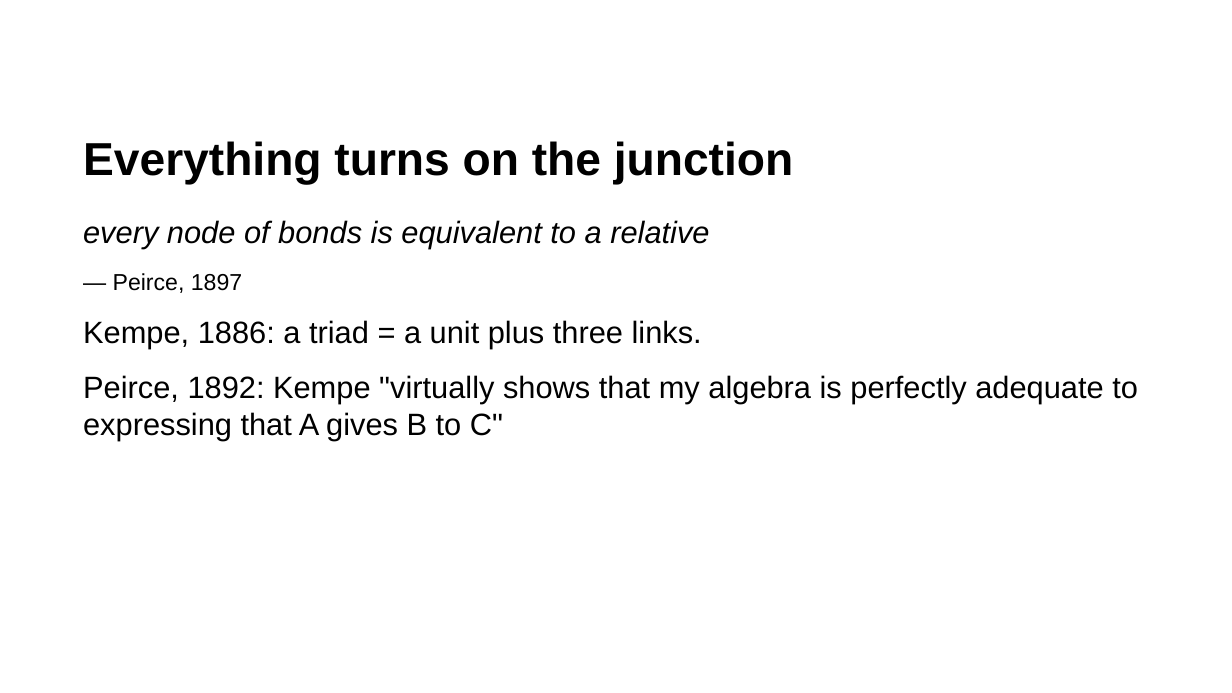
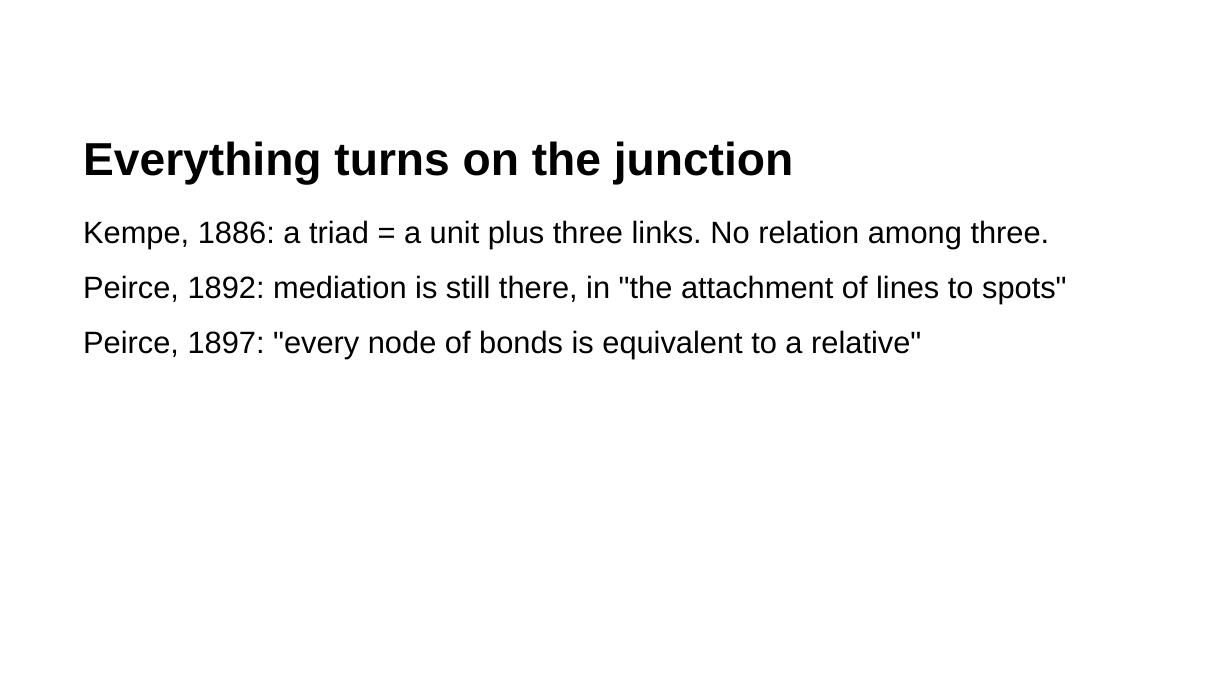
Before and after one commit to rogerSuperBuilderAlpha/algorithmacy-lab, a slide deck: slide 5 of submissions/triadic_reduction/talk/deck.pptx. Drawn at 1232x693 pixels with LibreOffice and Linux fonts; fonts in the diff are those of the drawing. Boxes give left, top, right and bottom in pixels: in the first picture for what was removed or moved away, otherwise in the second. Text is boxed around its words. In the diff, an @@ line names an element or a change of style, - is before the commit and + after.

```diff
--- a/submissions/triadic_reduction/talk/deck.pptx
+++ b/submissions/triadic_reduction/talk/deck.pptx
@@ text at bbox=[83, 220, 1067, 358]: text changed @@
-every node of bonds is equivalent to a relative
-— Peirce, 1897
-Kempe, 1886: a triad = a unit plus three links.
-Peirce, 1892: Kempe "virtually shows that my algebra is perfectly adequate to expressing that A gives B to C"
+Kempe, 1886: a triad = a unit plus three links. No relation among three.
+Peirce, 1892: mediation is still there, in "the attachment of lines to spots"
+Peirce, 1897: "every node of bonds is equivalent to a relative"
```
Also in this commit, not shown: 12 other slides changed, 8 other files.
